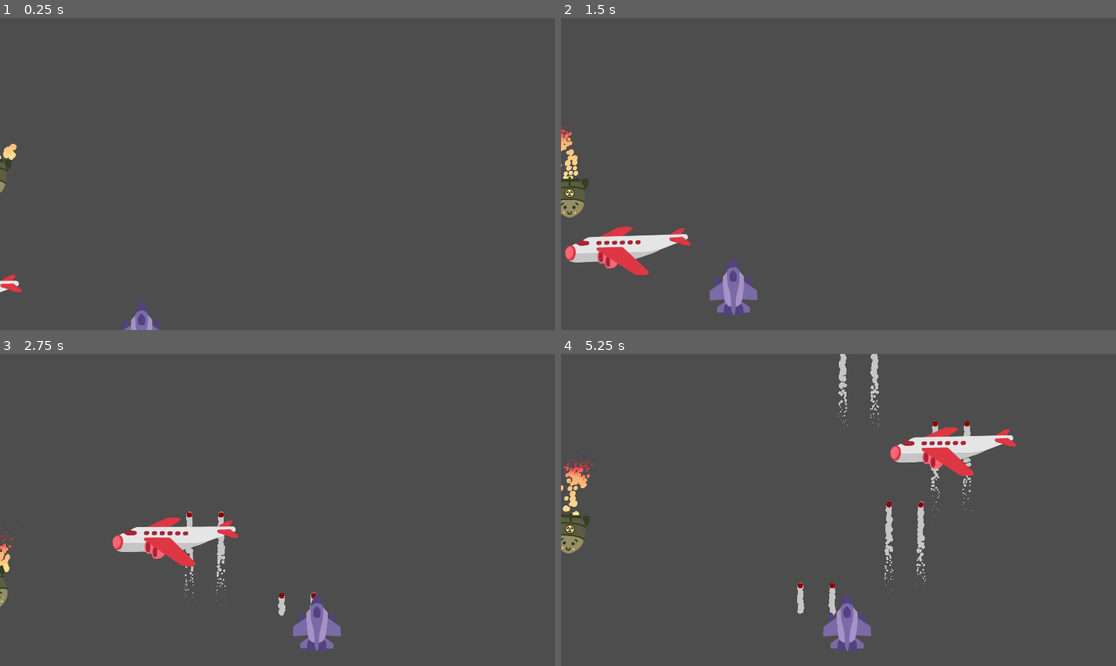
Above: before the commit, frames 1-4 (two rows, left to right).
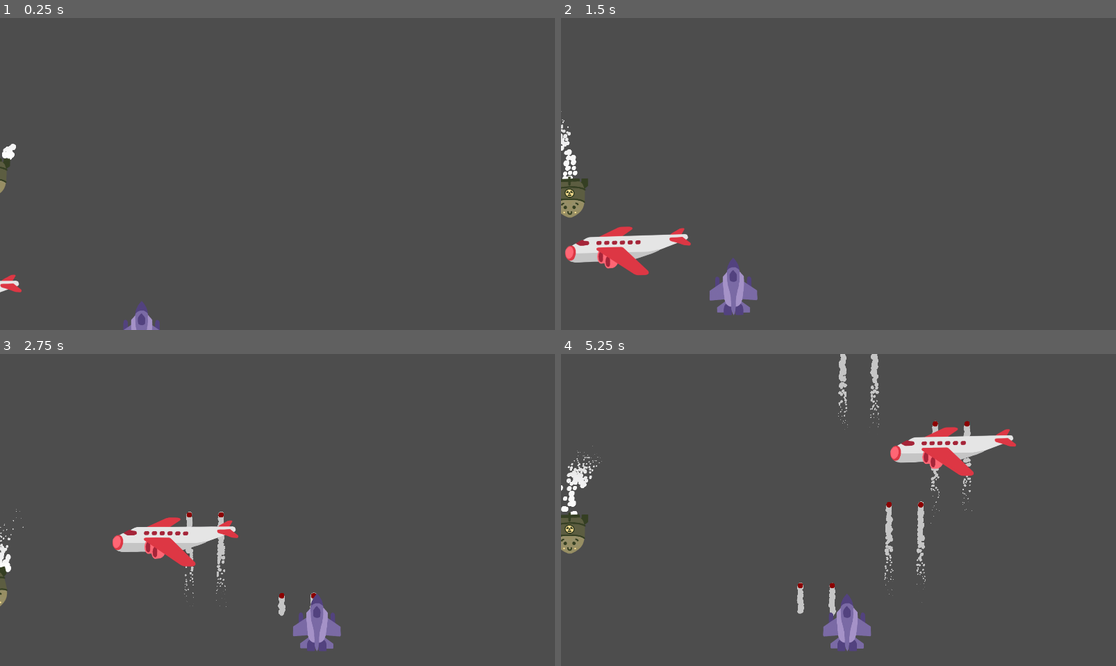
Above: after the commit, the same moments.

Repository: Hangover-Sunshine/DEFCON-JUNIOR
Game: Godot game, scene res://scenes/test/level_test.tscn
Two runs of this game, one before a commit and one after it. Both use one fixed random seed, a clock stepped at 60 frames per second and the inputs below. This scene is started directly instead of the project's main scene.
Inputs:
- Up to frame 1 (0.25 s): no input
- Up to frame 2 (1.5 s): hold D (right) 0.53-1.28 s; tap Shift (dash) at 0.6 s; hold S (down) from 1.28 s (still down); tap Space (fire) at 1.35 s
- Up to frame 3 (2.75 s): release S (down) at 2.03 s; hold D (right) from 2.03 s (still down); tap Q (shield) at 2.1 s
- Up to frame 4 (5.25 s): release D (right) at 2.78 s; hold W (up) 2.78-3.53 s; tap Shift (dash) at 2.85, 5.1 s; hold Space (fire) 3.53-4.28 s; hold A (left) 3.53-5.03 s; tap Q (shield) at 4.35 s; hold S (down) from 5.03 s (still down)

The runs differ from the first frame. In frame 1, 0.1% of the frame differs, in the area x 0-4%, y 40-57%; in frame 2, 0.3%; in frame 3, 0.2%; in frame 4, 0.6%, in the area x 0-8%, y 29-64%.
Error in both runs: Invalid call. Nonexistent function 'get_play_area_x_limits' in base 'Node2D (test_level.gd)'. (res://scripts/game/player.gd:106)

Commit message:
Update pc_skeleton.tscn

Diff:
--- a/prefabs/art/pc_skeleton.tscn
+++ b/prefabs/art/pc_skeleton.tscn
@@ -628,7 +628,7 @@
 libraries = {
 "": SubResource("AnimationLibrary_suqcb")
 }
-autoplay = "Boost"
+autoplay = "Idle"
 
 [node name="Explosion_Fire" type="CPUParticles2D" parent="."]
 emitting = false
